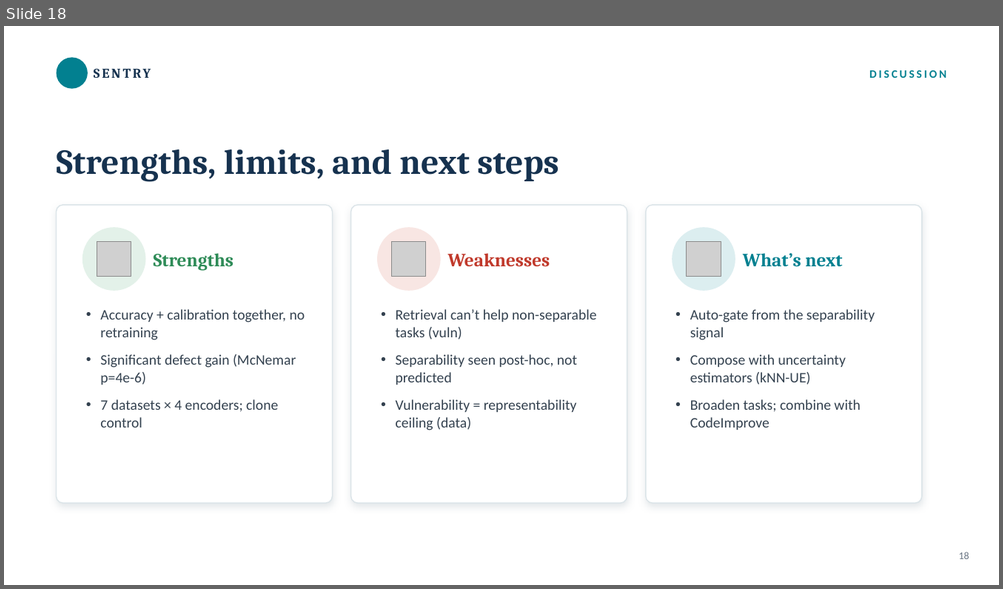
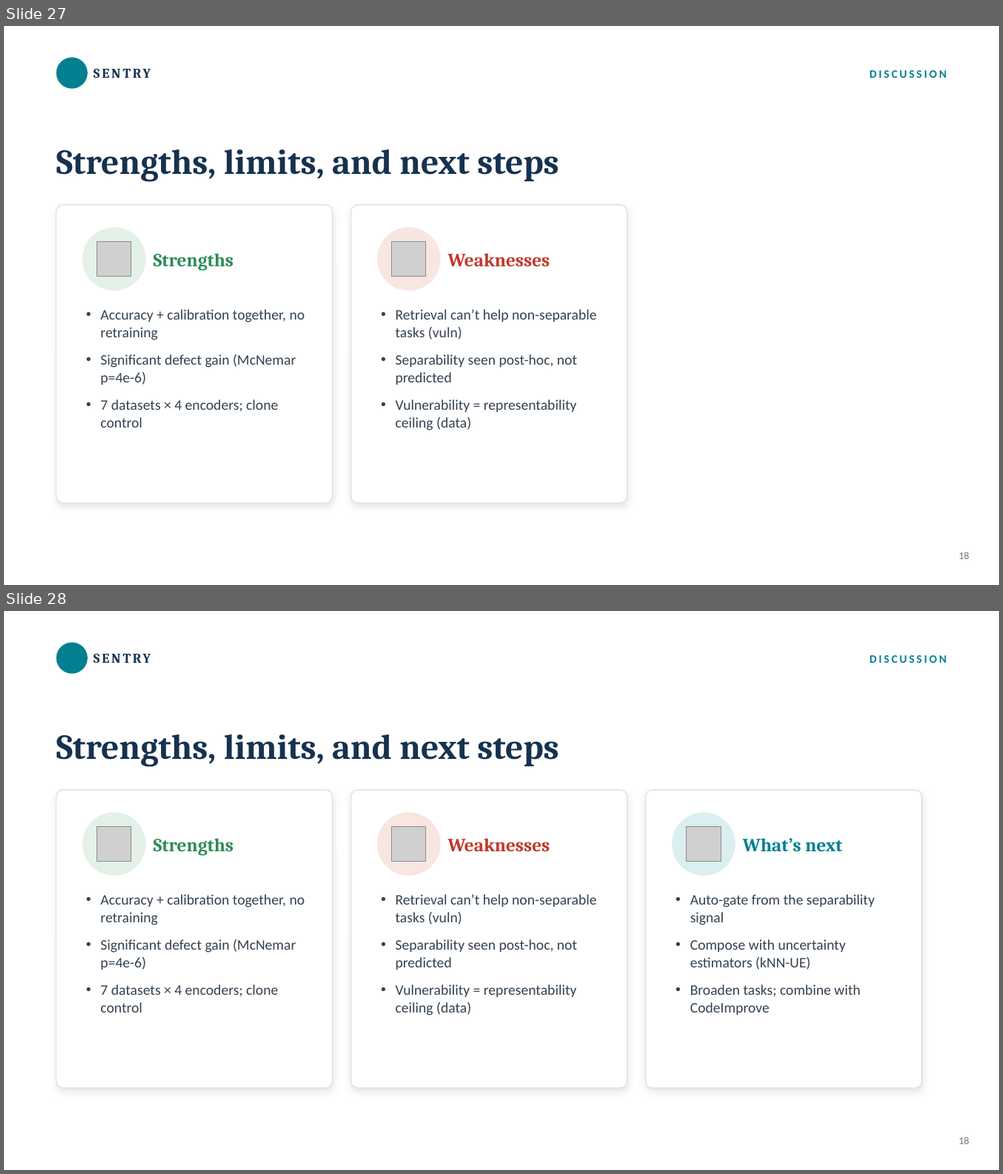
Before and after one commit to jsureka/SENTRY, a slide deck: presentation/SENTRY_results_discussion.pptx. Shown one above the other, each under a label of ours: slide 18 before the commit, slides 27 and 28 after it. The pictures are 1003x589 and 1003x1174 pixels, drawn with LibreOffice and Linux fonts; fonts in the diff are those of the drawing; grey boxes stand for pictures; background and template pictures are left out. Boxes give left, top, right and bottom in pixels: in the first picture for what was removed or moved away, otherwise in the second. Text is boxed around its words. In the diff, an @@ line names an element or a change of style, - is before the commit and + after.

```diff
--- a/presentation/SENTRY_results_discussion.pptx
+++ b/presentation/SENTRY_results_discussion.pptx
@@ slide 27 added at <box>4,26,999,585</box>, background #FFFFFF @@
@@ ellipse added at <box>57,57,88,89</box>, fill #028090 @@
@@ text added at <box>94,57,317,89</box>, 13 pt, text #16324F, bold @@
+SENTRY
@@ text added at <box>869,70,946,78</box>, 11 pt, text #028090, bold @@
+DISCUSSION
@@ text added at <box>57,150,559,181</box>, 34 pt, text #16324F, bold @@
+Strengths, limits, and next steps
@@ rounded rectangle added at <box>57,205,333,503</box>, fill #FFFFFF, outline #DBE4E8 1 pt @@
@@ rounded rectangle added at <box>351,205,627,503</box>, fill #FFFFFF, outline #DBE4E8 1 pt @@
@@ ellipse added at <box>82,227,146,291</box>, fill #E3F1E9 @@
@@ picture added at <box>97,242,131,277</box> @@
@@ ellipse added at <box>377,227,441,291</box>, fill #F8E6E3 @@
@@ picture added at <box>392,242,427,277</box> @@
@@ text added at <box>153,253,234,271</box>, 18 pt, text #2E8B57, bold @@
+Strengths
@@ text added at <box>448,253,550,266</box>, 18 pt, text #C0392B, bold @@
+Weaknesses
@@ text added at <box>100,309,305,428</box>, 14 pt, text #33414F @@
+• Accuracy + calibration together, no retraining
+• Significant defect gain (McNemar p=4e-6)
+• 7 datasets × 4 encoders; clone control
@@ text added at <box>395,309,597,431</box>, 14 pt, text #33414F @@
+• Retrieval can’t help non-separable tasks (vuln)
+• Separability seen post-hoc, not predicted
+• Vulnerability = representability ceiling (data)
@@ text added at <box>959,552,969,560</box>, 10 pt, text #6B7785 @@
+18
@@ what was slide 18 is now slide 28 @@
```
Also in this commit, not shown: 2 slides changed, 9 other slides added, 3 other files.
